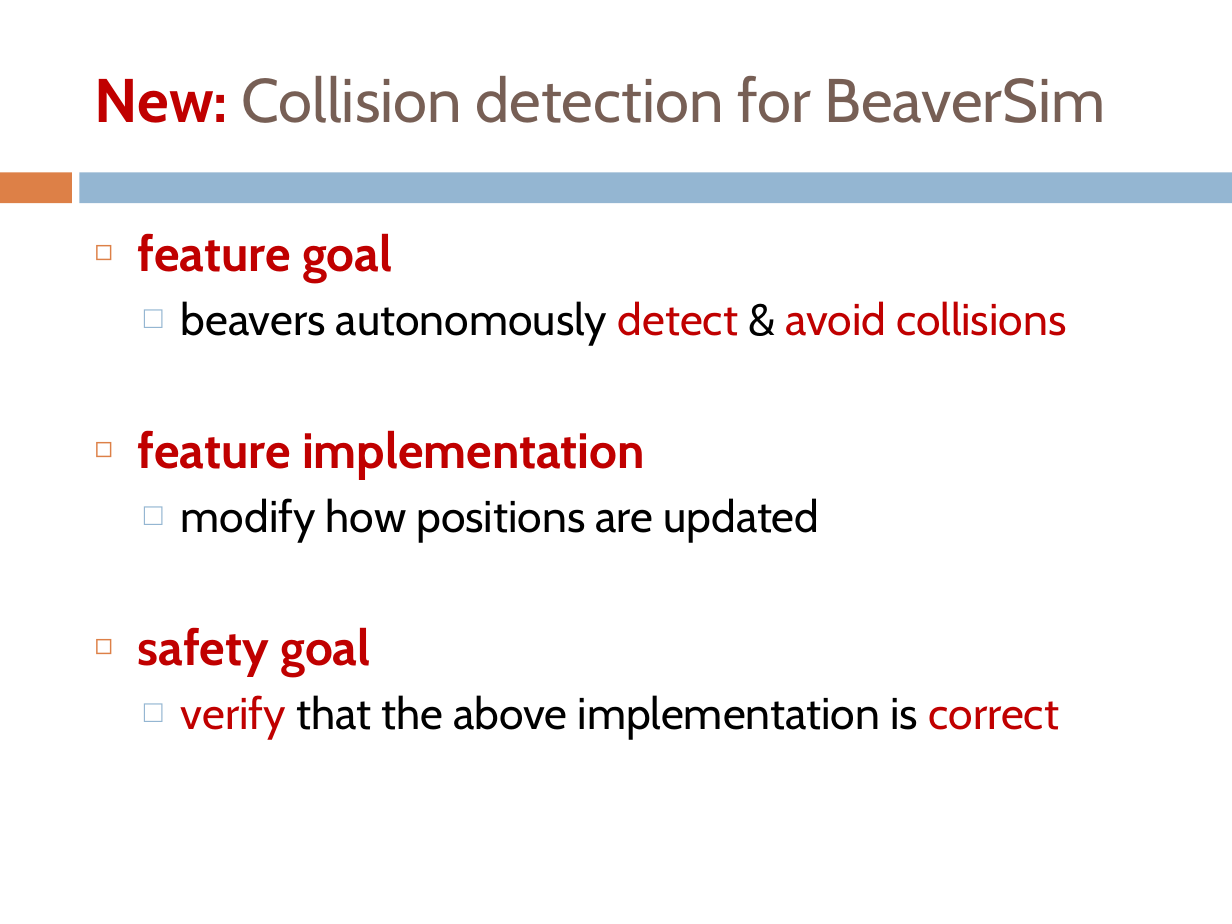
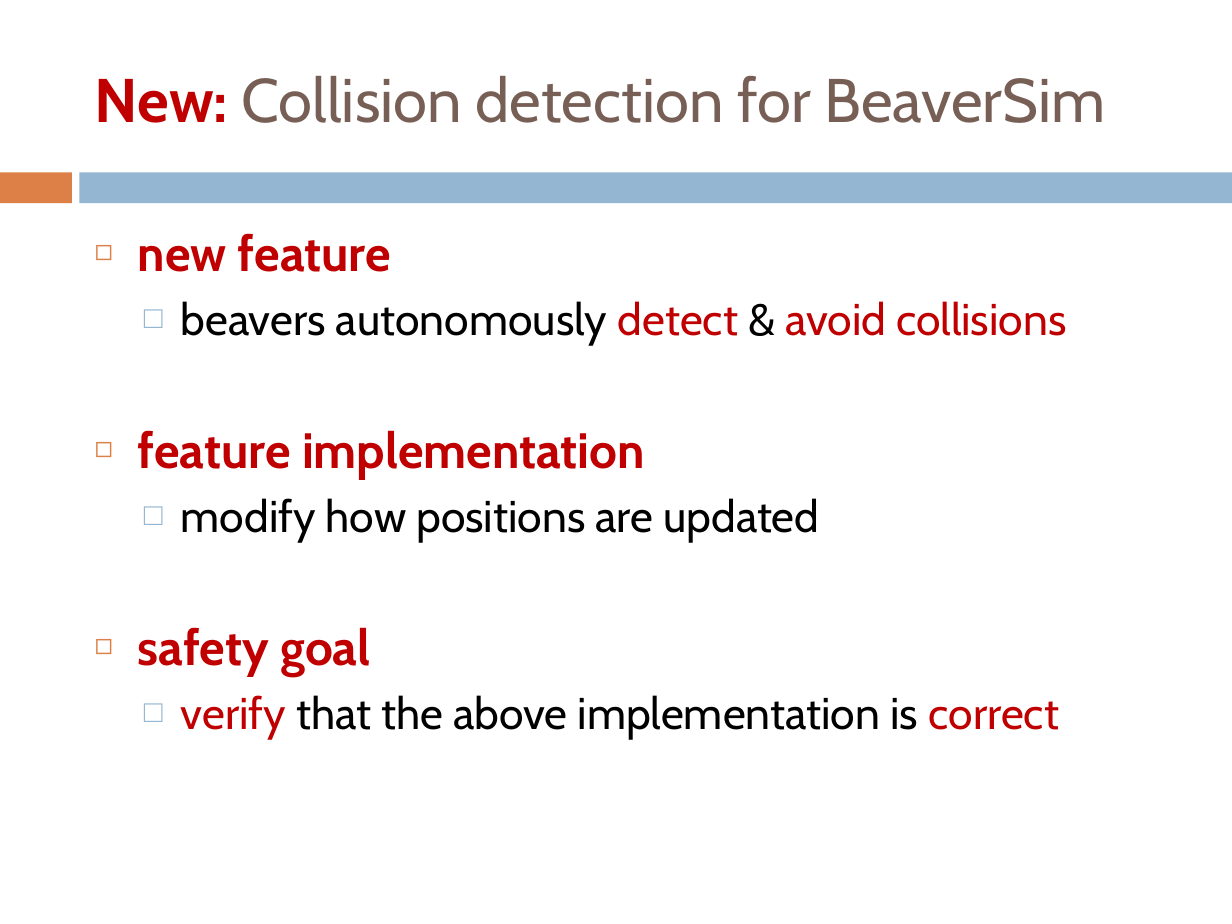
Before and after one commit to webguru412/React-Robots, a slide deck: slide 6 of talks/ppr-14-05-12.pptx. Drawn at 1232x924 pixels with LibreOffice and Linux fonts; fonts in the diff are those of the drawing. Boxes give left, top, right and bottom in pixels: in the first picture for what was removed or moved away, otherwise in the second. Text is boxed around its words. In the diff, an @@ line names an element or a change of style, - is before the commit and + after.

```diff
--- a/talks/ppr-14-05-12.pptx
+++ b/talks/ppr-14-05-12.pptx
@@ text at (138, 233, 391, 272): text changed @@
-◻ feature goal
+◻ new feature
```
Also in this commit, not shown: 3 other slides changed, 2 other files.
